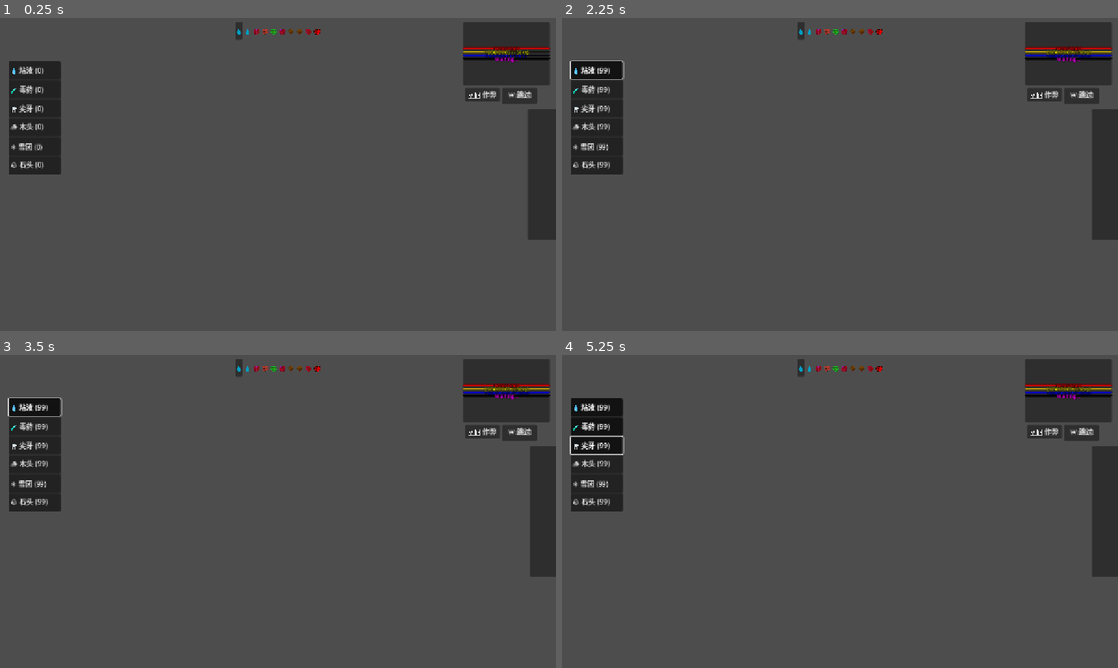
Above: before the commit, frames 1-4 (two rows, left to right).
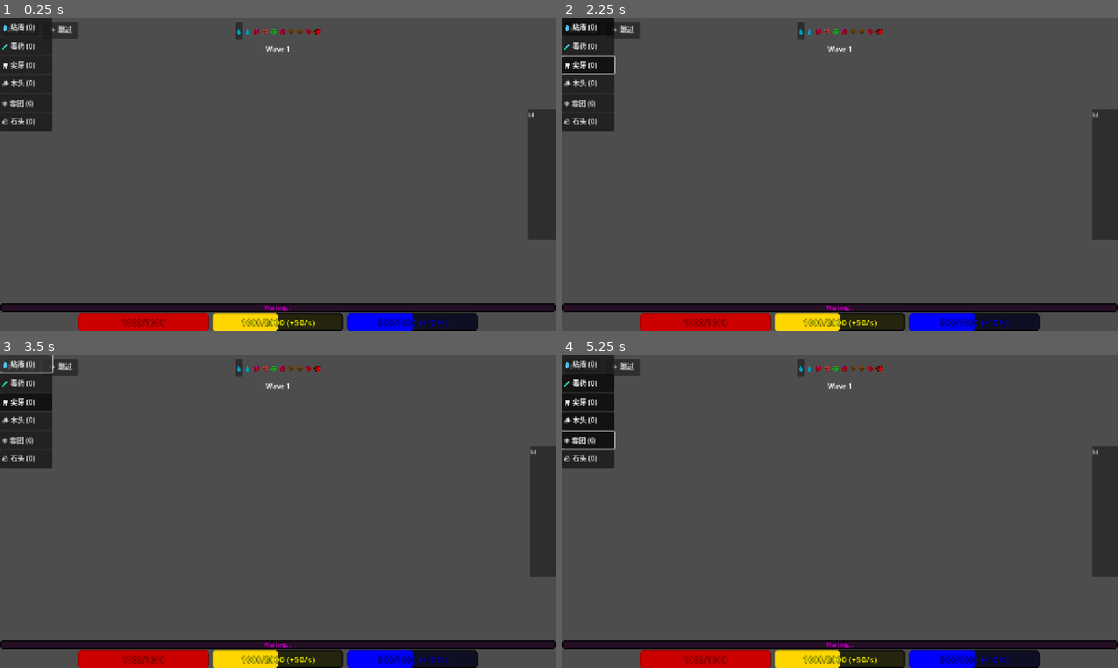
Above: after the commit, the same moments.

Repository: seekerzz/tower-html
Game: Godot game, scene res://src/Scenes/UI/MainGUI.tscn
Same seed, same stepped clock (60 frames per second), same inputs: the game is played once before the commit and once after it. The project has no main scene, so this scene is started directly.
Inputs (mouse positions are in pixels of both pictures, inside the frame that each line leads up to):
- Up to frame 1 (0.25 s): no input
- Up to frame 2 (2.25 s): click "🛠️ 作弊" at 0.5 s; click "⏩ 跳过" at 1.25 s; click (595, 71) at 2 s, where only the run before the commit has a clickable "💧 粘液 (99)"
- Up to frame 3 (3.5 s): click (27, 364) at 2.75 s, where only the run after the commit has a clickable "💧 粘液 (0)"
- Up to frame 4 (5.25 s): click (595, 426) at 3.5 s, where only the run before the commit has a clickable "🧪 毒药 (99)"; click (589, 383) at 4.25 s, where only the run after the commit has a clickable "🧪 毒药 (0)"; click (595, 445) at 5 s, where only the run before the commit has a clickable "🦷 尖牙 (99)"

The runs differ from the first frame. In frame 1, 15% of the frame differs, in the area x 0-100%, y 0-100%; in frame 2, 15%; in frame 3, 14%; in frame 4, 15%.

Commit message:
Refactor MainGUI: Move resource bars to bottom, fix DamageStats visibility, move BuildPanel

Diff:
--- a/src/Scenes/UI/MainGUI.tscn
+++ b/src/Scenes/UI/MainGUI.tscn
@@ -13,46 +13,98 @@
 mouse_filter = 2
 script = ExtResource("1_gui")
 
-[node name="Panel" type="Panel" parent="."]
+[node name="DebugButton" type="Button" parent="."]
 layout_mode = 0
-offset_left = 1066.0
+offset_left = 10.0
 offset_top = 10.0
-offset_right = 1266.0
-offset_bottom = 155.0
-
-[node name="VBoxContainer" type="VBoxContainer" parent="Panel"]
-layout_mode = 1
-anchors_preset = 15
-anchor_right = 1.0
-anchor_bottom = 1.0
-grow_horizontal = 2
-grow_vertical = 2
+offset_right = 90.0
+offset_bottom = 41.0
+focus_mode = 0
+text = "🛠️ 作弊"
+
+[node name="SkipButton" type="Button" parent="."]
+layout_mode = 0
+offset_left = 100.0
+offset_top = 10.0
+offset_right = 180.0
+offset_bottom = 41.0
+focus_mode = 0
+text = "⏩ 跳过"
+
+[node name="WaveLabel" type="Label" parent="."]
+layout_mode = 1
+anchors_preset = 5
+anchor_left = 0.5
+anchor_right = 0.5
+offset_left = -45.0
+offset_top = 60.0
+offset_right = 45.0
+offset_bottom = 83.0
+grow_horizontal = 2
+text = "Wave 1"
+horizontal_alignment = 1
+
+[node name="BottomPanel" type="VBoxContainer" parent="."]
+layout_mode = 1
+anchors_preset = 12
+anchor_top = 1.0
+anchor_right = 1.0
+anchor_bottom = 1.0
+offset_top = -80.0
+grow_horizontal = 2
+grow_vertical = 0
+alignment = 2
+
+[node name="EnemyProgressBar" type="ProgressBar" parent="BottomPanel"]
+modulate = Color(1, 0, 1, 1)
+custom_minimum_size = Vector2(0, 20)
+layout_mode = 2
+max_value = 1.0
+show_percentage = false
+
+[node name="Label" type="Label" parent="BottomPanel/EnemyProgressBar"]
+layout_mode = 1
+anchors_preset = 15
+anchor_right = 1.0
+anchor_bottom = 1.0
+grow_horizontal = 2
+grow_vertical = 2
+theme_override_font_sizes/font_size = 14
+text = "Enemies"
+horizontal_alignment = 1
+vertical_alignment = 1
+
+[node name="ResourceContainer" type="HBoxContainer" parent="BottomPanel"]
+layout_mode = 2
+theme_override_constants/separation = 10
 alignment = 1
 
-[node name="HPBar" type="ProgressBar" parent="Panel/VBoxContainer"]
+[node name="HPBar" type="ProgressBar" parent="BottomPanel/ResourceContainer"]
 modulate = Color(1, 0, 0, 1)
+custom_minimum_size = Vector2(300, 40)
 layout_mode = 2
 value = 100.0
 show_percentage = false
 
-[node name="Label" type="Label" parent="Panel/VBoxContainer/HPBar"]
-layout_mode = 1
-anchors_preset = 15
-anchor_right = 1.0
-anchor_bottom = 1.0
-grow_horizontal = 2
-grow_vertical = 2
-theme_override_font_sizes/font_size = 12
-horizontal_alignment = 1
-vertical_alignment = 1
-
-[node name="FoodBar" type="ProgressBar" parent="Panel/VBoxContainer"]
+[node name="Label" type="Label" parent="BottomPanel/ResourceContainer/HPBar"]
+layout_mode = 1
+anchors_preset = 15
+anchor_right = 1.0
+anchor_bottom = 1.0
+grow_horizontal = 2
+grow_vertical = 2
+theme_override_font_sizes/font_size = 20
+horizontal_alignment = 1
+vertical_alignment = 1
+
+[node name="FoodBar" type="ProgressBar" parent="BottomPanel/ResourceContainer"]
 modulate = Color(1, 1, 0, 1)
+custom_minimum_size = Vector2(300, 40)
 layout_mode = 2
 value = 50.0
 show_percentage = false
 
-[node name="Label" type="Label" parent="Panel/VBoxContainer/FoodBar"]
+[node name="Label" type="Label" parent="BottomPanel/ResourceContainer/FoodBar"]
 layout_mode = 1
 anchors_preset = 15
 anchor_right = 1.0
@@ -61,70 +113,27 @@
 grow_vertical = 2
 theme_override_colors/font_outline_color = Color(0, 0, 0, 1)
 theme_override_constants/outline_size = 2
-theme_override_font_sizes/font_size = 12
-horizontal_alignment = 1
-vertical_alignment = 1
-
-[node name="ManaBar" type="ProgressBar" parent="Panel/VBoxContainer"]
+theme_override_font_sizes/font_size = 20
+horizontal_alignment = 1
+vertical_alignment = 1
+
+[node name="ManaBar" type="ProgressBar" parent="BottomPanel/ResourceContainer"]
 modulate = Color(0, 0, 1, 1)
+custom_minimum_size = Vector2(300, 40)
 layout_mode = 2
 value = 50.0
 show_percentage = false
 
-[node name="Label" type="Label" parent="Panel/VBoxContainer/ManaBar"]
-layout_mode = 1
-anchors_preset = 15
-anchor_right = 1.0
-anchor_bottom = 1.0
-grow_horizontal = 2
-grow_vertical = 2
-theme_override_font_sizes/font_size = 12
-horizontal_alignment = 1
-vertical_alignment = 1
-
-[node name="EnemyProgressBar" type="ProgressBar" parent="Panel/VBoxContainer"]
-modulate = Color(1, 0, 1, 1)
-layout_mode = 2
-max_value = 1.0
-show_percentage = false
-
-[node name="Label" type="Label" parent="Panel/VBoxContainer/EnemyProgressBar"]
-layout_mode = 1
-anchors_preset = 15
-anchor_right = 1.0
-anchor_bottom = 1.0
-grow_horizontal = 2
-grow_vertical = 2
-theme_override_font_sizes/font_size = 12
-text = "Enemies"
-horizontal_alignment = 1
-vertical_alignment = 1
-
-[node name="WaveLabel" type="Label" parent="Panel"]
-layout_mode = 0
-offset_left = 104.0
-offset_top = 156.0
-offset_right = 194.0
-offset_bottom = 179.0
-text = "Wave 1"
-
-[node name="DebugButton" type="Button" parent="Panel"]
-layout_mode = 0
-offset_left = 5.0
-offset_top = 150.0
-offset_right = 85.0
-offset_bottom = 181.0
-focus_mode = 0
-text = "🛠️ 作弊"
-
-[node name="SkipButton" type="Button" parent="Panel"]
-layout_mode = 0
-offset_left = 90.0
-offset_top = 150.0
-offset_right = 170.0
-offset_bottom = 181.0
-focus_mode = 0
-text = "⏩ 跳过"
+[node name="Label" type="Label" parent="BottomPanel/ResourceContainer/ManaBar"]
+layout_mode = 1
+anchors_preset = 15
+anchor_right = 1.0
+anchor_bottom = 1.0
+grow_horizontal = 2
+grow_vertical = 2
+theme_override_font_sizes/font_size = 20
+horizontal_alignment = 1
+vertical_alignment = 1
 
 [node name="WaveTimeline" type="HBoxContainer" parent="."]
 layout_mode = 1
@@ -174,6 +183,7 @@
 anchor_right = 1.0
 offset_bottom = 23.0
 grow_horizontal = 2
+mouse_filter = 0
 text = "Damage Stats"
 horizontal_alignment = 1
 
--- a/src/Scripts/UI/MainGUI.gd
+++ b/src/Scripts/UI/MainGUI.gd
@@ -2,17 +2,17 @@
 
 signal sacrifice_requested
 
-@onready var hp_bar = $Panel/VBoxContainer/HPBar
-@onready var food_bar = $Panel/VBoxContainer/FoodBar
-@onready var mana_bar = $Panel/VBoxContainer/ManaBar
-@onready var enemy_bar = $Panel/VBoxContainer/EnemyProgressBar
-@onready var hp_label = $Panel/VBoxContainer/HPBar/Label
-@onready var food_label = $Panel/VBoxContainer/FoodBar/Label
-@onready var mana_label = $Panel/VBoxContainer/ManaBar/Label
-@onready var enemy_label = $Panel/VBoxContainer/EnemyProgressBar/Label
-@onready var wave_label = $Panel/WaveLabel
-@onready var debug_button = $Panel/DebugButton
-@onready var skip_button = $Panel/SkipButton
+@onready var hp_bar = $BottomPanel/ResourceContainer/HPBar
+@onready var food_bar = $BottomPanel/ResourceContainer/FoodBar
+@onready var mana_bar = $BottomPanel/ResourceContainer/ManaBar
+@onready var enemy_bar = $BottomPanel/EnemyProgressBar
+@onready var hp_label = $BottomPanel/ResourceContainer/HPBar/Label
+@onready var food_label = $BottomPanel/ResourceContainer/FoodBar/Label
+@onready var mana_label = $BottomPanel/ResourceContainer/ManaBar/Label
+@onready var enemy_label = $BottomPanel/EnemyProgressBar/Label
+@onready var wave_label = $WaveLabel
+@onready var debug_button = $DebugButton
+@onready var skip_button = $SkipButton
 @onready var wave_timeline = $WaveTimeline
 @onready var stats_container = $DamageStats/ScrollContainer/VBoxContainer
 @onready var damage_stats_panel = $DamageStats
@@ -78,11 +78,6 @@
 	artifacts_hud.grow_horizontal = Control.GROW_DIRECTION_BEGIN
 	artifacts_hud.alignment = BoxContainer.ALIGNMENT_END
 
-	# With Top Right preset, the node is anchored to the top right.
-	# We want to offset it slightly from the edge.
-	# Since grow_horizontal is BEGIN, it expands to the left.
-	# We set the position's x to be (ViewportWidth - Offset) or use offsets.
-	# A safe way is to set the offsets directly after preset.
 	artifacts_hud.offset_left = -320 # Starts 320px from right edge
 	artifacts_hud.offset_right = -20 # Ends 20px from right edge
 	artifacts_hud.offset_top = 20
@@ -102,7 +97,6 @@
 	_update_artifacts_hud()
 
 func _on_sacrifice_state_changed(_is_active):
-	# Update HUD to reflect cooldown/active state if needed
 	_update_artifacts_hud()
 
 func _update_artifacts_hud():
@@ -151,16 +145,8 @@
 		count_label.text = "x%d" % count
 		count_label.add_theme_font_size_override("font_size", 12)
 		count_label.set_anchors_preset(Control.PRESET_BOTTOM_RIGHT)
-		# To make anchors work, parent needs to be control but Label inside container is managed.
-		# Easier: just add it and move it or use a MarginContainer overlay.
-		# Let's just add it as child of container, and set position manually or rely on order.
-		# Or use a MarginContainer for the icon and overlay the count.
-		# Simple approach: standard VBox/Overlay.
-		# Since PanelContainer only holds one child usually, let's change structure slightly.
-
-		# Better structure: MarginContainer
+
 		var margin = MarginContainer.new()
-		# Reparent label: remove from old parent first
 		label.get_parent().remove_child(label)
 		margin.add_child(label)
 
@@ -170,8 +156,6 @@
 		count_lbl_container.add_child(count_label)
 
 		margin.add_child(count_lbl_container)
-
-		# Add margin to container
 		icon_container.add_child(margin)
 
 	# Interaction for Sacrifice Protocol
@@ -179,12 +163,10 @@
 		icon_container.mouse_filter = Control.MOUSE_FILTER_STOP
 		icon_container.gui_input.connect(_on_sacrifice_icon_input)
 
-		# Visual feedback for cooldown
 		if rm.sacrifice_cooldown > 0:
-			label.modulate = Color(0.5, 0.5, 0.5, 0.5) # Greyed out
+			label.modulate = Color(0.5, 0.5, 0.5, 0.5)
 		elif rm.is_sacrifice_active:
-			label.modulate = Color(1, 0, 0) # Red glow/active?
-			# Or maybe scale pulse?
+			label.modulate = Color(1, 0, 0)
 
 	artifacts_hud.add_child(icon_container)
 
@@ -275,16 +257,16 @@
 	var target_pos_x
 	if is_stats_collapsed:
 		stats_header.text = "📊"
-		stats_header.horizontal_alignment = HORIZONTAL_ALIGNMENT_CENTER
+		stats_header.horizontal_alignment = HORIZONTAL_ALIGNMENT_LEFT # Left aligned to be visible
 		stats_scroll.visible = false
-		damage_stats_panel.custom_minimum_size.y = 30 # Small height
+		damage_stats_panel.custom_minimum_size.y = 30
 		# Move mostly off-screen, leave 60px visible to ensure it's clickable
 		target_pos_x = viewport_width - 60
 	else:
 		stats_header.text = "Damage Stats"
+		stats_header.horizontal_alignment = HORIZONTAL_ALIGNMENT_CENTER
 		stats_scroll.visible = true
 		damage_stats_panel.custom_minimum_size.y = 300
-		# Fully visible. Ensure panel width is at least something reasonable if dynamic
 		target_pos_x = viewport_width - max(panel_width, 200)
 
 	stats_tween.tween_property(damage_stats_panel, "position:x", target_pos_x, 0.3).set_trans(Tween.TRANS_SINE).set_ease(Tween.EASE_OUT)
@@ -292,10 +274,15 @@
 func _setup_build_panel():
 	var build_panel = BUILD_PANEL_SCENE.instantiate()
 	add_child(build_panel)
-	# Position on the left side
-	build_panel.set_anchors_preset(Control.PRESET_TOP_LEFT)
-	build_panel.position = Vector2(20, 100) # Offset from top
-	# Ensure it stays on screen? Anchors should handle if set correctly, but manual pos for now.
+	# Position on the right side
+	build_panel.set_anchors_preset(Control.PRESET_CENTER_RIGHT)
+	# Position will be handled by anchor, but ensure it's not offscreen or overlapping weirdly.
+	# With Center Right, it should be anchored to the right edge.
+	# Note: DamageStats is also there. BuildPanel might overlap when stats are expanded.
+	# But when stats are collapsed (default), BuildPanel should be visible.
+	# We might need to adjust Z-index or offsets if needed.
+	# For now, just setting anchor as requested.
+	# build_panel.grow_horizontal = Control.GROW_DIRECTION_BEGIN
 
 func _setup_tooltip():
 	tooltip_instance = TOOLTIP_SCENE.instantiate()
@@ -324,10 +311,6 @@
 		var alive = get_tree().get_nodes_in_group("enemies").size()
 		var to_spawn = GameManager.combat_manager.enemies_to_spawn
 		var current_alive = alive + to_spawn
-
-		# Progress: How many died? (Total - Current Alive) / Total
-		# Or Remaining: Current Alive / Total
-		# User requested: enemies_alive / total_wave_enemies
 
 		if total > 0:
 			enemy_bar.max_value = total
@@ -340,7 +323,7 @@
 		enemy_bar.value = 0
 
 func _input(event):
-	if event.is_action_pressed("ui_focus_next"): # Default F1 mapping often varies, but let's check scancode or specific action if defined
+	if event.is_action_pressed("ui_focus_next"):
 		pass
 	if event is InputEventKey and event.pressed and event.keycode == KEY_F1:
 		GameManager.activate_cheat()
@@ -437,7 +420,6 @@
 		last_sort_time = sort_interval
 
 func _sort_stats():
-	# Simple bubble sort or reordering of children based on amount
 	var children = stats_container.get_children()
 	children.sort_custom(func(a, b):
 		var amt_a = _get_amount_from_row(a)
@@ -457,17 +439,14 @@
 func _on_ftext_spawn_requested(pos, value, color):
 	var ftext = FLOATING_TEXT_SCENE.instantiate()
 
-	# Random Offset
 	var offset = Vector2(randf_range(-20, 20), randf_range(-30, -10))
 	var world_pos = pos + offset
 
-	# Convert world position to canvas (UI) position if needed.
 	var screen_pos = get_viewport().canvas_transform * world_pos
 
 	ftext.position = screen_pos
 	add_child(ftext)
 
-	# Ensure value is integer formatted if it looks like a number
 	var display_value = value
 	if value.is_valid_float():
 		display_value = str(int(float(value)))
@@ -480,11 +459,6 @@
 		_animate_stats_panel()
 
 func _on_wave_ended_stats():
-	# Reset stats on wave end? The ref implementation seems to reset on startWave.
-	# Let's reset on wave start actually, but here we can clear if we want.
-	# For now, let's keep them accumulative or reset on start_wave if we had that signal connected.
-	# The ref code: game.damageStats = {}; in startWave.
-	# So I should clear it in start_wave via update_ui logic or separate handler.
 	pass
 
 func _on_debug_button_pressed():
@@ -494,14 +468,11 @@
 	if not GameManager.is_wave_active:
 		return
 
-	# Clear all enemies
 	get_tree().call_group("enemies", "queue_free")
 
-	# Stop spawning
 	if GameManager.combat_manager:
 		GameManager.combat_manager.enemies_to_spawn = 0
 
-	# End wave
 	GameManager.end_wave()
 
 func _on_game_over():
